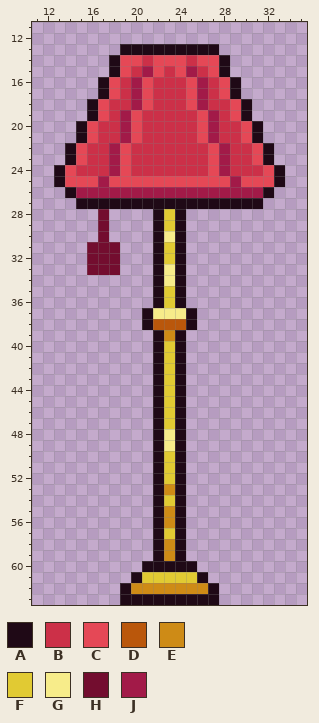
Two states of a pixel-art sprite, Assets/Pixel Adventure - pixelfrog/Items/Checkpoints/Checkpoint/Checkpoint (No Flag).png. Above: the version before the commit.
The file is 64x64 pixels. Shown: x 11..35, y 11..63.
Palette (. is transparent): A #1f0916  B #cc3048  C #e54856  D #ba570b  E #ce8b16  F #e1ca33  G #f7ec8a  H #730d2f  J #a21a48
Pixels before, first column x 13:
13 ......AAAAAAAAA......
14 .....ACCBCCCBCCA.....
15 .....ACBJCBCJBCA.....
16 ....ACBJCBBBCJBCA....
17 ....ACBJCBBBCJBCA....
18 ...ACBBJCBBBCJBBCA...
19 ...ACBJCBBBBBCJBCA...
20 ..ACBBJCBBBBBCJBBCA..
21 ..ACBBJCBBBBBCJBBCA..
22 .ACBBJCBBBBBBBCJBBCA.
23 .ACBBJCBBBBBBBCJBBCA.
24 ACBBBJCBBBBBBBCJBBBCA
25 ACCCJCCCCCCCCCCCJCCCA
26 .AJJJJJJJJJJJJJJJJJA.
27 ..AAAAAAAAAAAAAAAAA..
28 ....H....AFA.........
29 ....H....AFA.........
30 ....H....AGA.........
31 ...HHH...AFA.........
32 ...HHH...AFA.........
33 ...HHH...AGA.........
34 .........AGA.........
35 .........AFA.........
36 .........AFA.........
37 ........AGGGA........
38 ........ADDDA........
39 .........AEA.........
40 .........AFA.........
41 .........AFA.........
42 .........AFA.........
43 .........AFA.........
44 .........AFA.........
45 .........AFA.........
46 .........AFA.........
47 .........AFA.........
48 .........AGA.........
49 .........AGA.........
50 .........AFA.........
51 .........AFA.........
52 .........AFA.........
53 .........AEA.........
54 .........AFA.........
55 .........AEA.........
56 .........AEA.........
57 .........AFA.........
58 .........AEA.........
59 .........AEA.........
60 ........AAAAA........
61 .......AFFFFFA.......
62 ......AEEEEEEEA......
63 ......AAAAAAAAA......
After the commit:
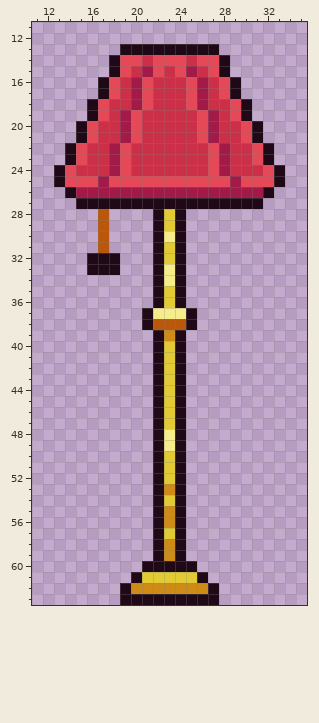
The edit:
The author changed colour H to colour A in rows 32 to 33 at x 16 to 18.
The author changed colour H to colour D in rows 28 to 31 at x 17.
Colour H is gone in row 31 at x 16 and 18.
Boxes around the changes in both pictures, in picture pixels (x1, y1, x2, y2):
changed: (87, 209, 120, 275)
